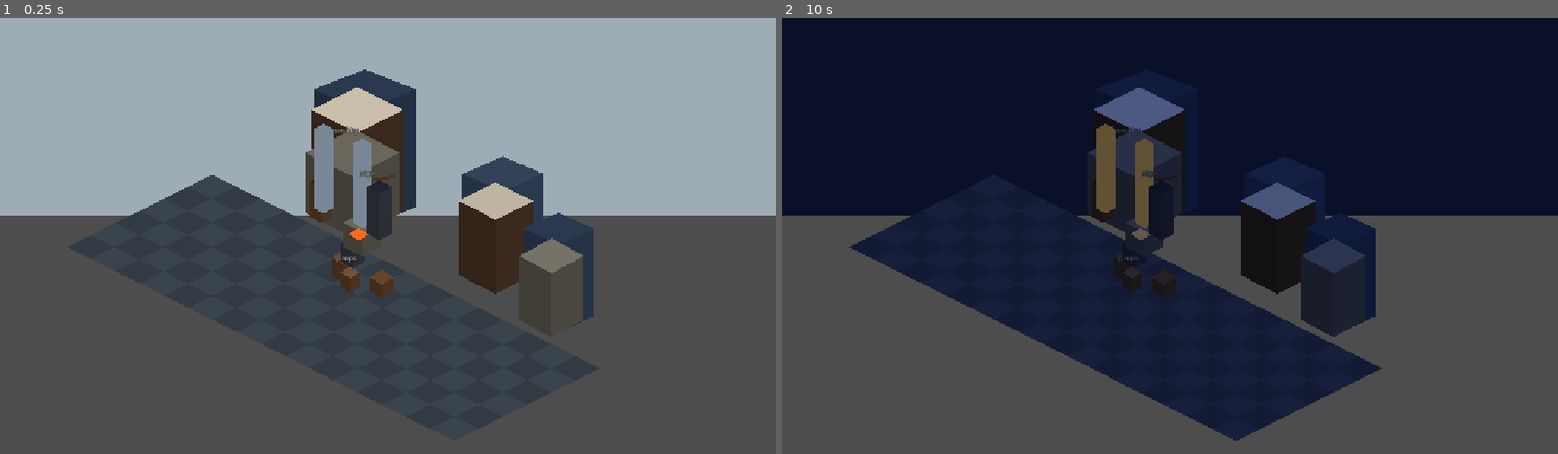
Above: before the commit, frames 1-2 (left to right).
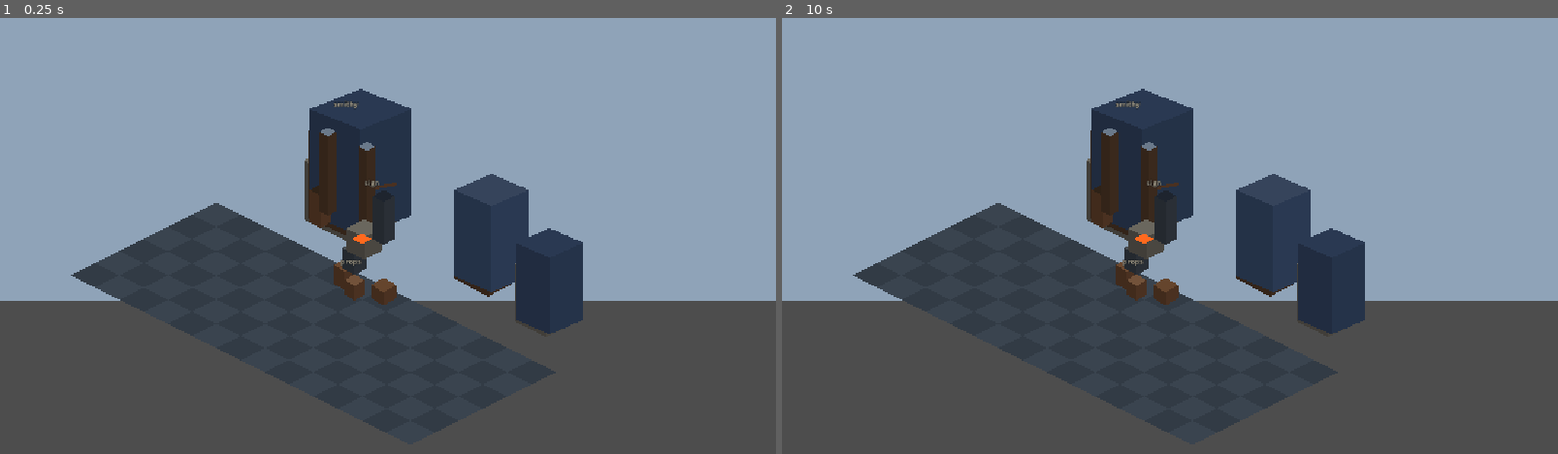
Above: after the commit, the same moments.

Repository: FFFpr/Ember-in-the-Night
Game: Godot game, scene res://art_style_demo/03_isometric/street/street.tscn
The game is run twice, just before and just after one commit, with the same random seed, the same clock (stepped at 60 frames per second) and the same inputs. This scene is started directly instead of the project's main scene.
Inputs (mouse positions are in pixels of both pictures, inside the frame that each line leads up to):
- Up to frame 1 (0.25 s): no input
- Up to frame 2 (10 s): tap Enter at 0.5, 2, 3.5 s; move the mouse to (1340, 214) at 0.52 s; press the mouse at (1340, 214) at 0.53 s; release the mouse at (1340, 214) at 1.25 s; tap Space at 1.25, 2.75, 4.25 s; drag from (1014, 257) to (1131, 323) at 1.27 s; move the mouse to (1247, 140) at 2.02 s; press the mouse at (1247, 140) at 2.03 s; release the mouse at (1247, 140) at 2.75 s; drag from (1131, 323) to (937, 170) at 2.77 s; move the mouse to (1402, 301) at 3.52 s; press the mouse at (1402, 301) at 3.53 s; release the mouse at (1402, 301) at 4.25 s; drag from (937, 170) to (1053, 127) at 4.27 s; move the mouse to (1208, 236) at 5.02 s; press the mouse at (1208, 236) at 5.03 s; release the mouse at (1208, 236) at 5.75 s; drag from (1053, 127) to (1014, 257) at 5.77 s; move the mouse to (1340, 214) at 6.52 s; press the mouse at (1340, 214) at 6.53 s; release the mouse at (1340, 214) at 7.25 s; drag from (1014, 257) to (1131, 323) at 7.27 s; move the mouse to (1247, 140) at 8.02 s; press the mouse at (1247, 140) at 8.03 s; release the mouse at (1247, 140) at 8.75 s; drag from (1131, 323) to (937, 170) at 8.77 s; move the mouse to (1402, 301) at 9.52 s; press the mouse at (1402, 301) at 9.53 s

The runs differ from the first frame. In frame 1, 22% of the frame differs, in the area x 0-100%, y 11-96%; in frame 2, 72%, in the area x 0-100%, y 0-98%.

Commit message:
Polish Plan D iso street day/night and prop silhouettes
Drive the 20s cycle with AnimationPlayer, darken World (not CanvasModulate)
so night window/forge emissives stay warm, and tighten workshop beams plus
street roof masses for a clearer shop-front read.

Co-authored-by: FFFpr <FFFpr@users.noreply.github.com>

Diff:
--- a/art_style_demo/03_isometric/street/day_night.gd
+++ b/art_style_demo/03_isometric/street/day_night.gd
@@ -1,73 +1,62 @@
 extends Node
-## Autostart day (0–10s) / night (10–20s) cycle for the iso street.
+## Autostart day (0–10s) / night (10–20s) via AnimationPlayer (loops).
+## Darkens `World` + `Sky`; shows `Emissives` overlays at night so windows stay warm.
 
-const DAY_COLOR := Color(1.0, 0.98, 0.94, 1.0)
-const NIGHT_COLOR := Color(0.38, 0.46, 0.72, 1.0)
-const DAY_SKY := Color("9eb0c2")
-const NIGHT_SKY := Color("1a2436")
-const WINDOW_DAY := Color("7a8aa0")
-const WINDOW_NIGHT := Color("ffb14a")
-const FORGE_DAY := Color("ff6a1f")
-const FORGE_NIGHT := Color("ffc56a")
-
-var _elapsed := 0.0
-var _is_night := false
+const DAY_WORLD := Color(1.0, 0.99, 0.96, 1.0)
+const NIGHT_WORLD := Color(0.42, 0.50, 0.78, 1.0)
+const DAY_SKY := Color("8fa3b8")
+const NIGHT_SKY := Color("121c2e")
 
 
 func _ready() -> void:
-	set_process(true)
+	process_mode = Node.PROCESS_MODE_ALWAYS
 	_apply_day()
+	var player := AnimationPlayer.new()
+	player.name = "CyclePlayer"
+	player.process_mode = Node.PROCESS_MODE_ALWAYS
+	add_child(player)
 
+	var anim := Animation.new()
+	anim.length = 20.0
+	anim.loop_mode = Animation.LOOP_LINEAR
 
-func _process(delta: float) -> void:
-	_elapsed += delta
-	if _elapsed >= 20.0:
-		_elapsed = fmod(_elapsed, 20.0)
-	var want_night := _elapsed >= 10.0
-	if want_night != _is_night:
-		_is_night = want_night
-		if _is_night:
-			_apply_night()
-		else:
-			_apply_day()
+	# Method tracks fire day/night at the boundaries.
+	var track := anim.add_track(Animation.TYPE_METHOD)
+	anim.track_set_path(track, NodePath("."))
+	anim.track_insert_key(track, 0.0, {"method": "_apply_day", "args": []})
+	anim.track_insert_key(track, 10.0, {"method": "_apply_night", "args": []})
+
+	var lib := AnimationLibrary.new()
+	lib.add_animation("day_night", anim)
+	player.add_animation_library("demo", lib)
+	player.play("demo/day_night")
 
 
 func _apply_day() -> void:
-	_set_modulate(DAY_COLOR)
+	_set_world_modulate(DAY_WORLD)
 	_set_sky(DAY_SKY)
-	_set_named_poly_color("WindowA", WINDOW_DAY)
-	_set_named_poly_color("WindowB", WINDOW_DAY)
-	_set_named_poly_color("ForgeGlow", FORGE_DAY)
+	_set_emissives_visible(false)
 
 
 func _apply_night() -> void:
-	_set_modulate(NIGHT_COLOR)
+	_set_world_modulate(NIGHT_WORLD)
 	_set_sky(NIGHT_SKY)
-	_set_named_poly_color("WindowA", WINDOW_NIGHT)
-	_set_named_poly_color("WindowB", WINDOW_NIGHT)
-	_set_named_poly_color("ForgeGlow", FORGE_NIGHT)
+	_set_emissives_visible(true)
 
 
-func _set_modulate(color: Color) -> void:
-	var m := get_parent().get_node_or_null("CanvasModulate") as CanvasModulate
-	if m:
-		m.color = color
+func _set_world_modulate(color: Color) -> void:
+	var world := get_parent().get_node_or_null("World") as Node2D
+	if world:
+		world.modulate = color
 
 
 func _set_sky(color: Color) -> void:
-	var sky := get_parent().get_node_or_null("World/Sky") as Polygon2D
+	var sky := get_parent().get_node_or_null("Sky") as Polygon2D
 	if sky:
 		sky.color = color
 
 
-func _set_named_poly_color(node_name: String, color: Color) -> void:
-	var node := get_parent().find_child(node_name, true, false)
-	if node == null:
-		return
-	# Iso boxes are Node2D roots with Polygon2D children; flat diamonds are Polygon2D.
-	if node is Polygon2D:
-		(node as Polygon2D).color = color
-		return
-	for child in node.get_children():
-		if child is Polygon2D:
-			(child as Polygon2D).color = color
+func _set_emissives_visible(visible: bool) -> void:
+	var emissives := get_parent().get_node_or_null("Emissives") as Node2D
+	if emissives:
+		emissives.visible = visible
--- a/art_style_demo/03_isometric/street/street.gd
+++ b/art_style_demo/03_isometric/street/street.gd
@@ -1,5 +1,6 @@
 extends Node2D
-## Iso shop-front street; day 0–10s / night 10–20s via CanvasModulate + window glow.
+## Iso shop-front street; day 0–10s / night 10–20s.
+## Night darkens `World` via modulate; emissives live on a sibling layer.
 
 const PAL_ROAD_A := Color("3a4552")
 const PAL_ROAD_B := Color("323c48")
@@ -13,10 +14,9 @@
 const PAL_DOOR := Color("2e2218")
 const PAL_SIGN := Color("1e2430")
 const PAL_FIRE := Color("ff6a1f")
-const PAL_EMBER := Color("ffb14a")
 const PAL_METAL := Color("2a3038")
-const PAL_DAY_SKY := Color("9eb0c2")
-const PAL_NIGHT_SKY := Color("1a2436")
+const PAL_DAY_SKY := Color("8fa3b8")
+const PAL_WINDOW_DAY := Color("6a7a90")
 
 
 func _ready() -> void:
@@ -25,25 +25,25 @@
 
 
 func _build_street() -> void:
+	var sky := Polygon2D.new()
+	sky.name = "Sky"
+	sky.polygon = PackedVector2Array([
+		Vector2(-900, -520),
+		Vector2(900, -520),
+		Vector2(900, 200),
+		Vector2(-900, 200),
+	])
+	sky.color = PAL_DAY_SKY
+	sky.z_index = -40
+	add_child(sky)
+
 	var world := Node2D.new()
 	world.name = "World"
 	add_child(world)
 
-	var sky := Polygon2D.new()
-	sky.name = "Sky"
-	sky.polygon = PackedVector2Array([
-		Vector2(-700, -420),
-		Vector2(700, -420),
-		Vector2(700, 80),
-		Vector2(-700, 80),
-	])
-	sky.color = PAL_DAY_SKY
-	sky.z_index = -20
-	world.add_child(sky)
-
-	# Cobble / dirt road strip.
-	for gx in range(-2, 14):
-		for gy in range(4, 10):
+	# Cobble road strip in front of facades.
+	for gx in range(-1, 13):
+		for gy in range(5, 11):
 			var checker := ((gx + gy) % 2) == 0
 			IsoDraw.make_diamond(
 				world,
@@ -56,10 +56,22 @@
 	_build_neighbors(world)
 	_build_street_props(world)
 
-	var modulate := CanvasModulate.new()
-	modulate.name = "CanvasModulate"
-	modulate.color = Color(1, 1, 1, 1)
-	add_child(modulate)
+	# Emissive overlays — not under World.modulate, so night glow stays warm.
+	var emissives := Node2D.new()
+	emissives.name = "Emissives"
+	emissives.visible = false
+	add_child(emissives)
+	_add_window_glow(emissives, Vector2(2.55, 2.35), "GlowWindowA")
+	_add_window_glow(emissives, Vector2(1.15, 2.55), "GlowWindowB")
+	var forge_glow := IsoDraw.make_diamond(
+		emissives,
+		IsoDraw.grid_to_screen(3.55, 3.55) + Vector2(0, -20),
+		Color("ffc56a"),
+		50,
+		18.0,
+		10.0,
+	)
+	forge_glow.name = "GlowForge"
 
 	var cycle := Node.new()
 	cycle.name = "DayNight"
@@ -67,85 +79,87 @@
 	add_child(cycle)
 
 
+func _add_window_glow(parent: Node, grid: Vector2, node_name: String) -> void:
+	var glow := IsoDraw.make_box(
+		parent,
+		grid,
+		118.0,
+		Color("ffb14a"),
+		Color("ff8a2a"),
+		48,
+		12.0,
+		7.0,
+	)
+	glow.name = node_name
+
+
 func _build_smithy(world: Node2D) -> void:
-	# Ground floor stone mass.
-	var facade := IsoDraw.make_box(world, Vector2(2.0, 2.2), 90.0, PAL_STONE, PAL_STONE_DK, 8, 70.0, 36.0)
-	facade.name = "SmithyFacade"
-
-	# Upper half-timber.
-	var upper := IsoDraw.make_box(world, Vector2(2.0, 2.0), 150.0, PAL_PLASTER, PAL_TIMBER, 6, 68.0, 34.0)
-	upper.name = "SmithyUpper"
-
-	# Roof slab.
-	var roof := IsoDraw.make_box(world, Vector2(2.0, 1.7), 175.0, PAL_ROOF, PAL_ROOF.darkened(0.15), 5, 76.0, 30.0)
+	# One readable facade mass (stone body + timber band + roof cap).
+	var body := IsoDraw.make_box(world, Vector2(2.0, 2.4), 88.0, PAL_STONE, PAL_STONE_DK, 8, 72.0, 36.0)
+	body.name = "SmithyBody"
+	var timber := IsoDraw.make_box(world, Vector2(2.0, 2.25), 130.0, PAL_PLASTER, PAL_TIMBER, 9, 70.0, 34.0)
+	timber.name = "SmithyTimber"
+	var roof := IsoDraw.make_box(world, Vector2(2.0, 2.05), 158.0, PAL_ROOF, PAL_ROOF.darkened(0.12), 10, 76.0, 30.0)
 	roof.name = "SmithyRoof"
 
-	# Door.
-	var door := IsoDraw.make_box(world, Vector2(1.5, 3.0), 52.0, PAL_DOOR, PAL_WOOD_DK, 14, 16.0, 10.0)
+	var door := IsoDraw.make_box(world, Vector2(1.45, 3.15), 48.0, PAL_DOOR, PAL_WOOD_DK, 14, 15.0, 9.0)
 	door.name = "Door"
 
-	# Hanging sign.
 	var arm := Polygon2D.new()
 	arm.polygon = PackedVector2Array([
-		Vector2(0, 0), Vector2(48, -8), Vector2(48, -4), Vector2(0, 4),
+		Vector2(0, 0), Vector2(52, -10), Vector2(52, -5), Vector2(0, 5),
 	])
-	arm.position = IsoDraw.grid_to_screen(2.8, 2.6) + Vector2(0, -70)
+	arm.position = IsoDraw.grid_to_screen(2.7, 2.7) + Vector2(0, -64)
 	arm.color = PAL_WOOD_DK
 	arm.z_index = 22
 	world.add_child(arm)
-	var sign := IsoDraw.make_box(world, Vector2(3.4, 2.5), 70.0, PAL_SIGN, PAL_METAL, 22, 18.0, 10.0)
+	var sign := IsoDraw.make_box(world, Vector2(3.45, 2.55), 64.0, PAL_SIGN, PAL_METAL, 22, 16.0, 9.0)
 	sign.name = "Sign"
-	IsoDraw.make_label(world, "sign", IsoDraw.grid_to_screen(3.4, 2.5) + Vector2(0, -86))
+	IsoDraw.make_label(world, "sign", IsoDraw.grid_to_screen(3.45, 2.55) + Vector2(0, -80))
 
-	# Outdoor forge mouth under porch read.
-	var forge := IsoDraw.make_box(world, Vector2(3.6, 3.4), 36.0, PAL_STONE, PAL_STONE_DK, 16, 28.0, 14.0)
+	var forge := IsoDraw.make_box(world, Vector2(3.55, 3.45), 34.0, PAL_STONE, PAL_STONE_DK, 16, 26.0, 13.0)
 	forge.name = "OutdoorForge"
-	var glow := IsoDraw.make_diamond(
+	var forge_mouth := IsoDraw.make_diamond(
 		world,
-		IsoDraw.grid_to_screen(3.6, 3.55) + Vector2(0, -22),
+		IsoDraw.grid_to_screen(3.55, 3.55) + Vector2(0, -20),
 		PAL_FIRE,
 		24,
-		16.0,
-		9.0,
+		14.0,
+		8.0,
 	)
-	glow.name = "ForgeGlow"
+	forge_mouth.name = "ForgeMouth"
 
-	# Windows (emissive at night via DayNight script).
-	var win_a := IsoDraw.make_box(world, Vector2(2.6, 2.4), 118.0, Color("7a8aa0"), PAL_TIMBER, 18, 14.0, 8.0)
+	var win_a := IsoDraw.make_box(world, Vector2(2.55, 2.35), 118.0, PAL_WINDOW_DAY, PAL_TIMBER, 18, 12.0, 7.0)
 	win_a.name = "WindowA"
-	var win_b := IsoDraw.make_box(world, Vector2(1.2, 2.6), 118.0, Color("7a8aa0"), PAL_TIMBER, 18, 14.0, 8.0)
+	var win_b := IsoDraw.make_box(world, Vector2(1.15, 2.55), 118.0, PAL_WINDOW_DAY, PAL_TIMBER, 18, 12.0, 7.0)
 	win_b.name = "WindowB"
 
-	IsoDraw.make_label(world, "smithy", IsoDraw.grid_to_screen(2.0, 2.2) + Vector2(0, -120))
+	IsoDraw.make_label(world, "smithy", IsoDraw.grid_to_screen(2.0, 2.4) + Vector2(0, -168))
 
 
 func _build_neighbors(world: Node2D) -> void:
-	var n1 := IsoDraw.make_box(world, Vector2(7.5, 1.8), 110.0, PAL_PLASTER.darkened(0.05), PAL_TIMBER, 4, 55.0, 28.0)
+	var n1 := IsoDraw.make_box(world, Vector2(7.2, 2.0), 100.0, PAL_PLASTER.darkened(0.06), PAL_TIMBER, 6, 52.0, 28.0)
 	n1.name = "NeighborA"
-	var n1_roof := IsoDraw.make_box(world, Vector2(7.5, 1.5), 145.0, PAL_ROOF.lightened(0.05), PAL_ROOF, 3, 60.0, 26.0)
+	var n1_roof := IsoDraw.make_box(world, Vector2(7.2, 1.85), 128.0, PAL_ROOF.lightened(0.06), PAL_ROOF, 7, 56.0, 24.0)
 	n1_roof.name = "NeighborARoof"
 
-	var n2 := IsoDraw.make_box(world, Vector2(10.5, 2.5), 95.0, PAL_STONE.lightened(0.08), PAL_STONE_DK, 4, 48.0, 26.0)
+	var n2 := IsoDraw.make_box(world, Vector2(10.2, 2.6), 86.0, PAL_STONE.lightened(0.06), PAL_STONE_DK, 6, 46.0, 24.0)
 	n2.name = "NeighborB"
-	var n2_roof := IsoDraw.make_box(world, Vector2(10.5, 2.2), 130.0, PAL_ROOF, PAL_ROOF.darkened(0.1), 3, 52.0, 24.0)
+	var n2_roof := IsoDraw.make_box(world, Vector2(10.2, 2.45), 114.0, PAL_ROOF, PAL_ROOF.darkened(0.1), 7, 50.0, 22.0)
 	n2_roof.name = "NeighborBRoof"
 
 
 func _build_street_props(world: Node2D) -> void:
-	var barrel_a := IsoDraw.make_box(world, Vector2(4.4, 5.0), 28.0, PAL_WOOD, PAL_WOOD_DK, 12, 16.0, 10.0)
-	barrel_a.name = "BarrelA"
-	var barrel_b := IsoDraw.make_box(world, Vector2(5.0, 5.3), 22.0, PAL_WOOD.lightened(0.05), PAL_WOOD_DK, 12, 14.0, 9.0)
-	barrel_b.name = "BarrelB"
-	var crate := IsoDraw.make_box(world, Vector2(5.8, 4.8), 20.0, PAL_WOOD.darkened(0.05), PAL_WOOD_DK, 12, 18.0, 11.0)
-	crate.name = "Crate"
-	var anvil := IsoDraw.make_box(world, Vector2(4.0, 4.2), 30.0, PAL_METAL.lightened(0.15), PAL_METAL, 14, 18.0, 10.0)
-	anvil.name = "StreetAnvil"
-	IsoDraw.make_label(world, "props", IsoDraw.grid_to_screen(5.0, 5.1) + Vector2(0, -36))
+	IsoDraw.make_box(world, Vector2(4.5, 5.2), 28.0, PAL_WOOD, PAL_WOOD_DK, 12, 16.0, 10.0).name = "BarrelA"
+	IsoDraw.make_box(world, Vector2(5.15, 5.45), 22.0, PAL_WOOD.lightened(0.05), PAL_WOOD_DK, 12, 14.0, 9.0).name = "BarrelB"
+	IsoDraw.make_box(world, Vector2(5.9, 5.0), 20.0, PAL_WOOD.darkened(0.05), PAL_WOOD_DK, 12, 18.0, 11.0).name = "Crate"
+	IsoDraw.make_box(world, Vector2(4.05, 4.35), 30.0, PAL_METAL.lightened(0.15), PAL_METAL, 14, 18.0, 10.0).name = "StreetAnvil"
+	IsoDraw.make_label(world, "props", IsoDraw.grid_to_screen(5.1, 5.2) + Vector2(0, -40))
 
 
 func _lock_camera() -> void:
 	var cam := Camera2D.new()
 	cam.name = "Camera2D"
-	cam.position = IsoDraw.grid_to_screen(4.5, 3.8) + Vector2(20, -40)
+	cam.position = IsoDraw.grid_to_screen(4.8, 4.0) + Vector2(10, -55)
 	cam.enabled = true
 	add_child(cam)
--- a/art_style_demo/03_isometric/workshop/workshop.gd
+++ b/art_style_demo/03_isometric/workshop/workshop.gd
@@ -46,18 +46,18 @@
 	for gy in range(0, 11):
 		IsoDraw.make_box(world, Vector2(-0.35, gy), 78.0, PAL_WALL.lightened(0.05), PAL_WALL.darkened(0.22), 2)
 
-	# Dim rafters / beams across the upper volume.
+	# Dim rafters tucked near the back wall (behind props).
 	for i in range(3):
 		var beam := Polygon2D.new()
-		var y := 40.0 + float(i) * 54.0
+		var origin := IsoDraw.grid_to_screen(0.2 + float(i) * 3.2, 0.4)
 		beam.polygon = PackedVector2Array([
-			Vector2(-220.0, y),
-			Vector2(420.0, y - 120.0),
-			Vector2(420.0, y - 108.0),
-			Vector2(-220.0, y + 12.0),
+			origin + Vector2(-40.0, -70.0),
+			origin + Vector2(220.0, -130.0),
+			origin + Vector2(220.0, -122.0),
+			origin + Vector2(-40.0, -62.0),
 		])
 		beam.color = PAL_BEAM
-		beam.z_index = 8
+		beam.z_index = 3
 		world.add_child(beam)
 
 	# Cool night window on the left wall.
Not shown, changed: art_style_demo/03_isometric/README.md
